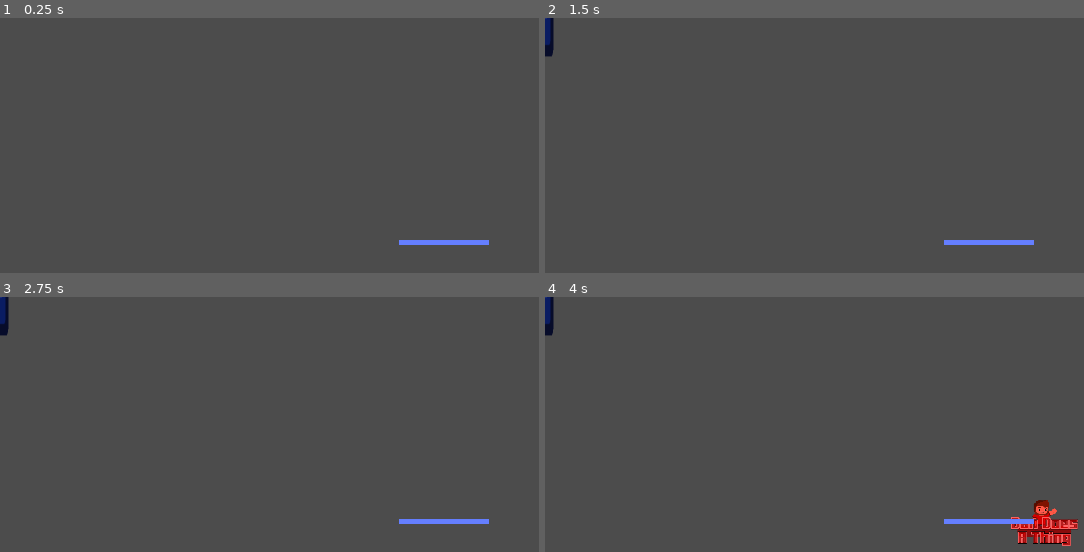
Above: before the commit, frames 1-4 (two rows, left to right).
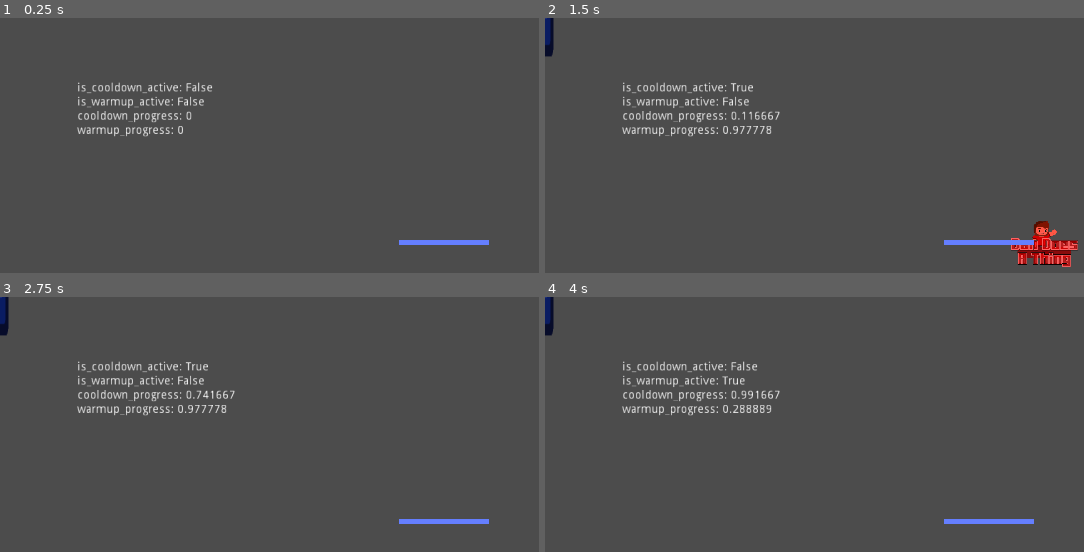
Above: after the commit, the same moments.

Repository: Boyquotes/ddat-gpf.entities
Game: Godot game, scene res://_testenv/tests_entity_ability/unit_ability_controller/test_entab_ability_ext.tscn
Same seed, same stepped clock (60 frames per second), same inputs: the game is played once before the commit and once after it. This scene is started directly instead of the project's main scene. The engine's default icon, where the game draws it, is replaced by a stand-in: a white triangle on a blue panel in a dark square.
Inputs (mouse positions are in pixels of both pictures, inside the frame that each line leads up to):
- Up to frame 1 (0.25 s): no input
- Up to frame 2 (1.5 s): tap Enter (ui_accept) at 0.5, 0.77 s; move the mouse to (outside the picture) at 0.52 s; hold Right (ui_right) 0.53-1.28 s; move the mouse to (782, 265) at 1.27 s; hold Down (ui_down) from 1.28 s (still down)
- Up to frame 3 (2.75 s): tap Enter (ui_accept) at 1.52 s; move the mouse to (479, 421) at 2.02 s; release Down (ui_down) at 2.03 s; hold Right (ui_right) from 2.03 s (still down)
- Up to frame 4 (4 s): tap Enter (ui_accept) at 2.75, 3.02, 3.77 s; move the mouse to (outside the picture) at 2.77 s; release Right (ui_right) at 2.78 s; hold Up (ui_up) 2.78-3.53 s; move the mouse to (outside the picture) at 3.52 s; hold Left (ui_left) from 3.53 s (still down)

The runs differ from the first frame. In frame 1, 1.4% of the frame differs, in the area x 14-40%, y 25-47%; in frame 2, 2.7%; in frame 3, 1.5%; in frame 4, 2.8%, in the area x 14-99%, y 25-98%.
Error in both runs: Invalid get index '1' (on base: 'Array'). (res://src/ddat-gpf/autoload/global_debug.gd:239)

Commit message:
warmup/cooldown testenv success

Diff:
--- a/_testenv/tests_entity_ability/unit_ability_controller/test_entab_ability_ext.gd
+++ b/_testenv/tests_entity_ability/unit_ability_controller/test_entab_ability_ext.gd
@@ -3,12 +3,56 @@
 
 ##############################################################################
 
+var debug_value_tracker = {
+	"is_cooldown_active": false,
+	"is_warmup_active": false,
+	"cooldown_progress": 0.0,
+	"warmup_progress": 0.0,
+}
+
+
 onready var debug_label = $DebugLabel
 
+
 func _ready():
-	pass
+	update_debug_label()
 
 
+func update_debug_label():
+	var debug_string = ""
+	for key in debug_value_tracker:
+		debug_string += (str(key)+": "+str(debug_value_tracker[key])+"\n")
+	debug_label.text = debug_string
 
 func _on_AbilityController_activate_ability():
 	print("test activate")
+
+
+func _on_AbilityController_ability_cooldown_active(cooldown_progress):
+	debug_value_tracker["cooldown_progress"] = cooldown_progress
+	update_debug_label()
+
+
+func _on_AbilityController_ability_cooldown_finished():
+	debug_value_tracker["is_cooldown_active"] = false
+	update_debug_label()
+
+
+func _on_AbilityController_ability_cooldown_started():
+	debug_value_tracker["is_cooldown_active"] = true
+	update_debug_label()
+
+
+func _on_AbilityController_ability_warmup_active(warmup_progress):
+	debug_value_tracker["warmup_progress"] = warmup_progress
+	update_debug_label()
+
+
+func _on_AbilityController_ability_warmup_finished():
+	debug_value_tracker["is_warmup_active"] = false
+	update_debug_label()
+
+
+func _on_AbilityController_ability_warmup_started():
+	debug_value_tracker["is_warmup_active"] = true
+	update_debug_label()
--- a/_testenv/tests_entity_ability/unit_ability_controller/test_entab_ability_ext.tscn
+++ b/_testenv/tests_entity_ability/unit_ability_controller/test_entab_ability_ext.tscn
@@ -24,6 +24,8 @@
 script = ExtResource( 5 )
 use_ability_action = "ui_accept"
 target_clear_action = "ui_cancel"
+ability_warmup = 0.75
+ability_cooldown = 2.0
 
 [node name="EntityAbilityTargeter" type="Area2D" parent="CenterOfScreen/AbilityController"]
 position = Vector2( -960, -540 )
@@ -73,5 +75,11 @@
 
 [node name="Tween" type="Tween" parent="."]
 
+[connection signal="ability_cooldown_active" from="CenterOfScreen/AbilityController" to="." method="_on_AbilityController_ability_cooldown_active"]
+[connection signal="ability_cooldown_finished" from="CenterOfScreen/AbilityController" to="." method="_on_AbilityController_ability_cooldown_finished"]
+[connection signal="ability_cooldown_started" from="CenterOfScreen/AbilityController" to="." method="_on_AbilityController_ability_cooldown_started"]
+[connection signal="ability_warmup_active" from="CenterOfScreen/AbilityController" to="." method="_on_AbilityController_ability_warmup_active"]
+[connection signal="ability_warmup_finished" from="CenterOfScreen/AbilityController" to="." method="_on_AbilityController_ability_warmup_finished"]
+[connection signal="ability_warmup_started" from="CenterOfScreen/AbilityController" to="." method="_on_AbilityController_ability_warmup_started"]
 [connection signal="activate_ability" from="CenterOfScreen/AbilityController" to="." method="_on_AbilityController_activate_ability"]
 [connection signal="activate_ability" from="CenterOfScreen/AbilityController" to="CenterOfScreen/AbilityController/EntitySpawner" method="spawn"]
